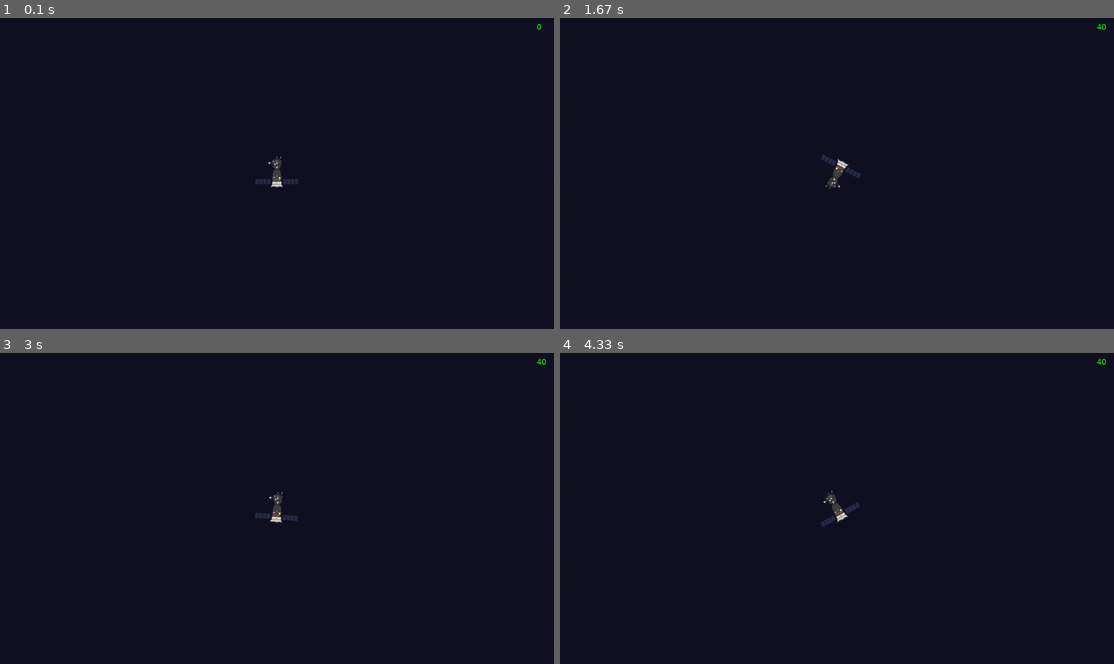
Above: before the commit, frames 1-4 (two rows, left to right).
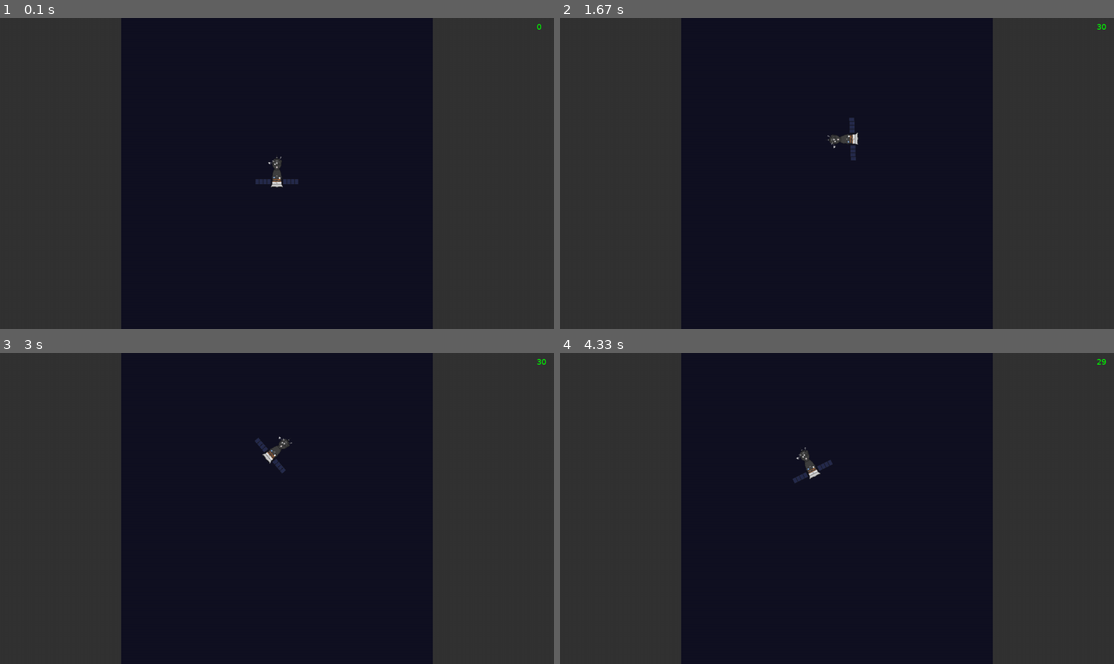
Above: after the commit, the same moments.

Repository: alryks/PyGameYalProject
Game: pygame game, started from main.py
Two runs of this game, one before a commit and one after it. Both use one fixed random seed, a clock stepped at 60 frames per second and the inputs below.
Inputs:
- Up to frame 1 (0.1 s): no input
- Up to frame 2 (1.67 s): hold W 0.33-0.8 s; hold Right 0.33-0.8 s; hold Right 0.83-1.3 s; hold W 1.33-1.63 s
- Up to frame 3 (3 s): hold Right 1.67-2.13 s; hold A 2.17-2.7 s; hold Down from 2.73 s (still down)
- Up to frame 4 (4.33 s): release Down at 3.03 s; hold A 3.07-3.47 s; hold Up 3.5-3.87 s; hold D from 3.9 s (still down)

The runs differ from the first frame. In frame 1, 44% of the frame differs, in the area x 0-100%, y 0-100%; in frame 2, 44%; in frame 3, 44%; in frame 4, 44%.

Commit message:
Added borders

Diff:
--- a/main.py
+++ b/main.py
@@ -78,23 +78,84 @@
     return fps_text
 
 
+class Border(pygame.sprite.Sprite):
+    def __init__(self, x1, y1, x2, y2):
+        super().__init__(all_sprites)
+        self.add(borders)
+        self.image = pygame.Surface([abs(x2 - x1), abs(y2 - y1)])
+        self.image.fill('#333333')
+        self.rect = pygame.Rect(x1, y1, x2 - x1, y2 - y1)
+
+    def update(self, *args):
+        if pygame.sprite.collide_mask(self, spaceship):
+            spaceship.v = [0, 0]
+            spaceship.a = 0
+            spaceship.d = 0
+
+            spaceship.aw = 0
+            spaceship.w = 0
+
+            spaceship.go = False
+
+
 class Spaceship(pygame.sprite.Sprite):
-    def __init__(self, *group):
-        super().__init__(*group)
+    def __init__(self):
+        super().__init__(all_sprites)
         scale_image("spaceship.png", size=width / 10 / 1000)
         self.sprite_img = load_image(os.path.join("temp", "spaceship.png"))
         self.image = self.sprite_img
         self.rect = self.image.get_rect()
         self.rect.x = width // 2 - self.rect.width // 2
         self.rect.y = height // 2 - self.rect.height // 2
+
         self.width = self.rect.width
+        self.go = True
+
+        self.v = [0, 0]
+        self.a = 0
+        self.x = self.rect.x
+        self.y = self.rect.y
+        self.d = 0
+
+        self.aw = 0
+        self.w = 0
+        self.angle = 0
 
     def update(self, *args):
-        self.image = pygame.transform.rotate(self.sprite_img, args[2])
+        tick = clock.tick()
+
+        self.w += self.aw * tick / 1000
+        self.angle += self.w * tick / 1000
+        angle_rad = self.angle / 360 * 2 * pi
+
+        self.v = [self.v[0] - self.a * tick / 1000 * math.sin(angle_rad),
+                  self.v[1] - self.a * tick / 1000 * math.cos(angle_rad)]
+        self.x += self.v[0]
+        self.y += self.v[1]
+
+        self.image = pygame.transform.rotate(self.sprite_img, self.angle)
         self.rect = self.image.get_rect()
-        d = (self.rect.width - self.width) // 2
-        self.rect.x = args[0] - d
-        self.rect.y = args[1] - d
+        self.d = (self.rect.width - self.width) // 2
+        self.rect.x = int(self.x) - self.d
+        self.rect.y = int(self.y) - self.d
+
+    def changes(self, type):
+        if type == pygame.KEYDOWN and self.go:
+            if event.key in [pygame.K_LEFT, pygame.K_a]:
+                self.aw = height / fps * 2 / (2 * pi) * 360
+            elif event.key in [pygame.K_RIGHT, pygame.K_d]:
+                self.aw = -height / fps * 2 / (2 * pi) * 360
+            elif event.key in [pygame.K_DOWN, pygame.K_s]:
+                self.a = -height / fps
+            elif event.key in [pygame.K_UP, pygame.K_w]:
+                self.a = height / fps
+        if type == pygame.KEYUP and self.go:
+            if event.key in [pygame.K_LEFT, pygame.K_RIGHT,
+                             pygame.K_a, pygame.K_d]:
+                self.aw = 0
+            elif event.key in [pygame.K_DOWN, pygame.K_UP,
+                               pygame.K_s, pygame.K_w]:
+                self.a = 0
 
 
 if __name__ == "__main__":
@@ -110,70 +171,35 @@
     ''
 
     all_sprites = pygame.sprite.Group()
-    spaceship = Spaceship(all_sprites)
-    v = [0, 0]
-    a = 0
-    x = spaceship.rect.x
-    y = spaceship.rect.y
-
-    aw = 0
-    w = 0
-    angle = 0
-    k = 1
+
+    borders = pygame.sprite.Group()
+    Border(0, 0, int(width / 16 * 3.5), height)
+    Border(width - int(width / 16 * 3.5), 0, width, height)
+    Border(0, -height, width, 0)
+    Border(0, height, width, 2 * height)
+
+    spaceship = Spaceship()
 
     ''
 
     running = True
     clock = pygame.time.Clock()
-    fps = 144
+    fps = 60
     while running:
 
         screen.fill('#111122')
-        screen.blit(update_fps(), (width - 40, 10))
 
         events = pygame.event.get()
         for event in events:
             if event.type == pygame.QUIT:
                 running = False
-            if event.type == pygame.KEYDOWN:
-                if event.key == pygame.K_LEFT:
-                    aw = height / fps * 15 / (2 * pi) * 360
-                elif event.key == pygame.K_RIGHT:
-                    aw = -height / fps * 15 / (2 * pi) * 360
-                elif event.key == pygame.K_DOWN:
-                    a = -height / fps
-                elif event.key == pygame.K_UP:
-                    a = height / fps
-            if event.type == pygame.KEYUP:
-                if event.key == pygame.K_LEFT or event.key == pygame.K_RIGHT:
-                    aw = 0
-                elif event.key == pygame.K_DOWN or event.key == pygame.K_UP:
-                    a = 0
-
-        ''
+            spaceship.changes(event.type)
 
         all_sprites.draw(screen)
-
-        tick = clock.tick()
-
-        w += aw * tick / 1000
-        angle += w * tick / 1000
-        angle_rad = angle / 360 * 2 * pi
-
-        v = [v[0] - a * tick / 1000 * math.sin(angle_rad),
-             v[1] - a * tick / 1000 * math.cos(angle_rad)]
-        x += v[0]
-        y += v[1]
-
-        all_sprites.update(int(x), int(y), angle)
-
-        ''
+        all_sprites.update()
+        screen.blit(update_fps(), (width - 40, 10))
 
         pygame.display.flip()
-
-        ''
-
-        ''
 
         clock.tick(fps)
     pygame.quit()
